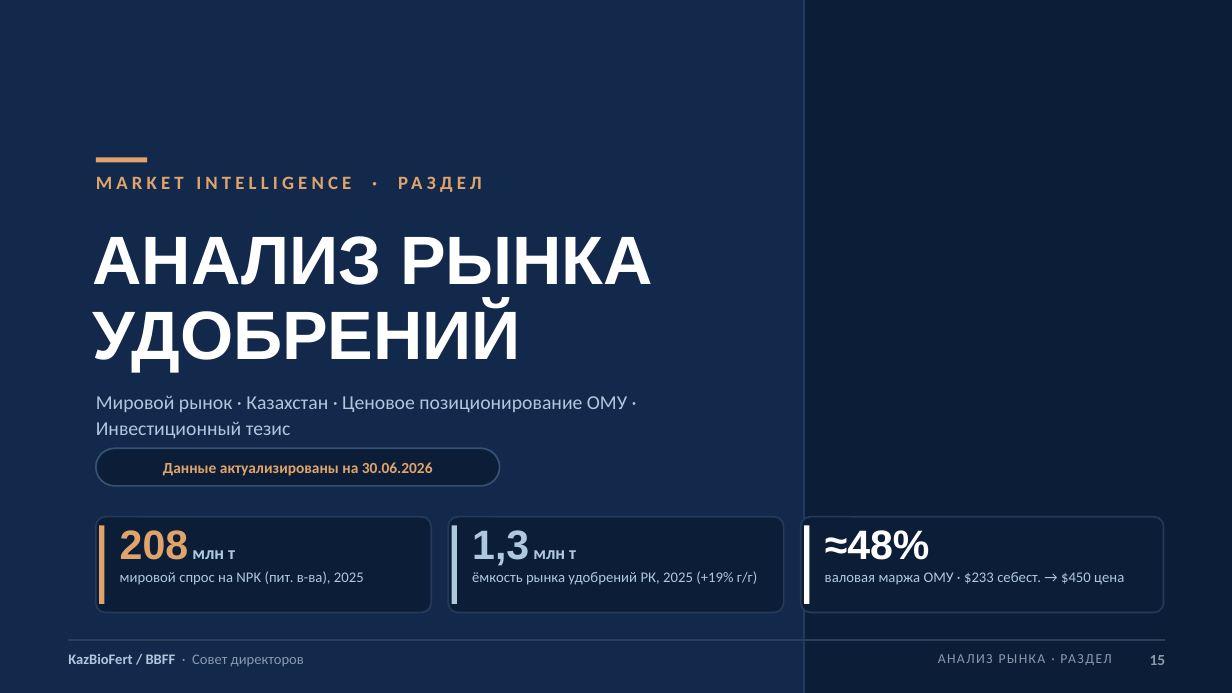
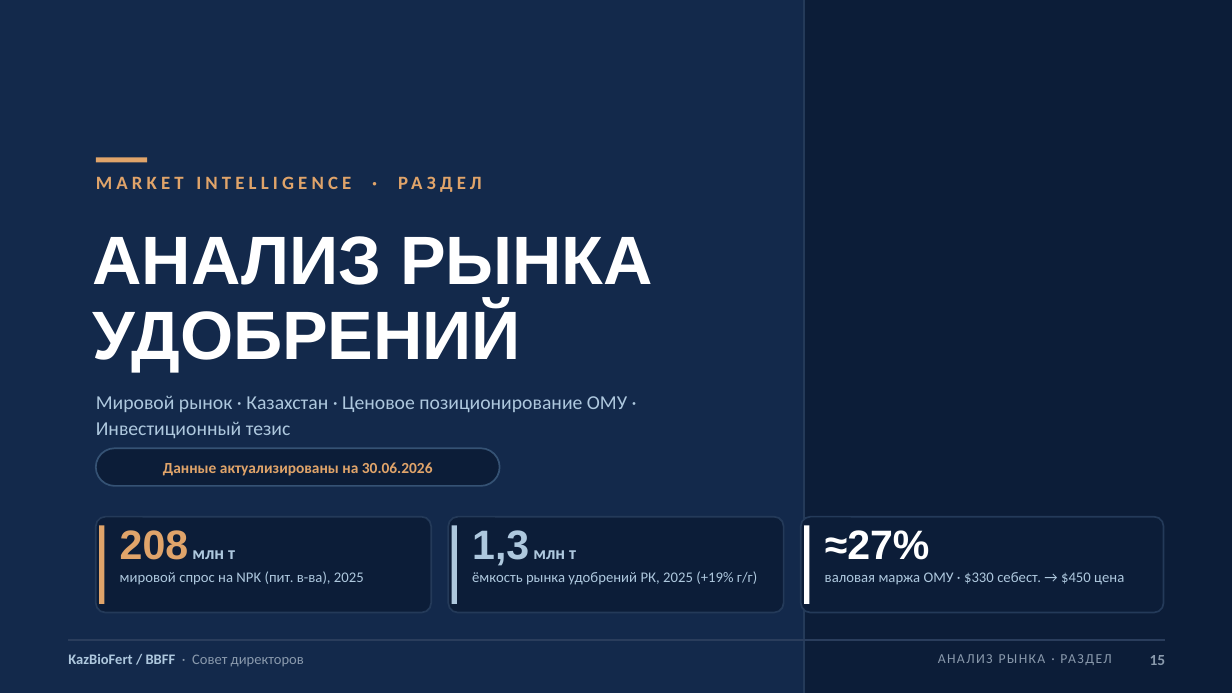
Before and after one commit to aoobakirov/board-presentation, a slide deck: slide 15 of KazBioFert_Board_Presentation_FINAL_20260709.pptx. Drawn at 1232x693 pixels with LibreOffice and Linux fonts; fonts in the diff are those of the drawing. Boxes give left, top, right and bottom in pixels: in the first picture for what was removed or moved away, otherwise in the second. Text is boxed around its words. In the diff, an @@ line names an element or a change of style, - is before the commit and + after.

```diff
--- a/KazBioFert_Board_Presentation_FINAL_20260709.pptx
+++ b/KazBioFert_Board_Presentation_FINAL_20260709.pptx
@@ text at [825, 530, 930, 560]: text changed @@
-≈48%
+≈27%
@@ text at [825, 572, 1124, 585]: text changed @@
-валовая маржа ОМУ · $233 себест. → $450 цена
+валовая маржа ОМУ · $330 себест. → $450 цена
```
Also in this commit, not shown: 2 other slides changed, 1 other file.
